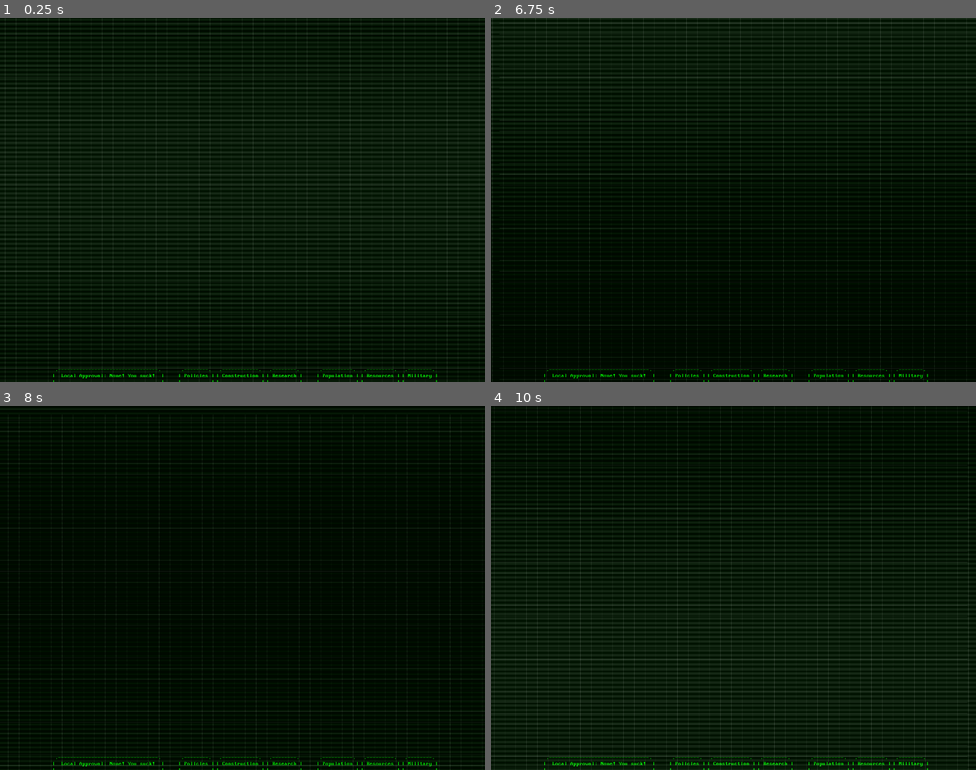
Above: before the commit, frames 1-4 (two rows, left to right).
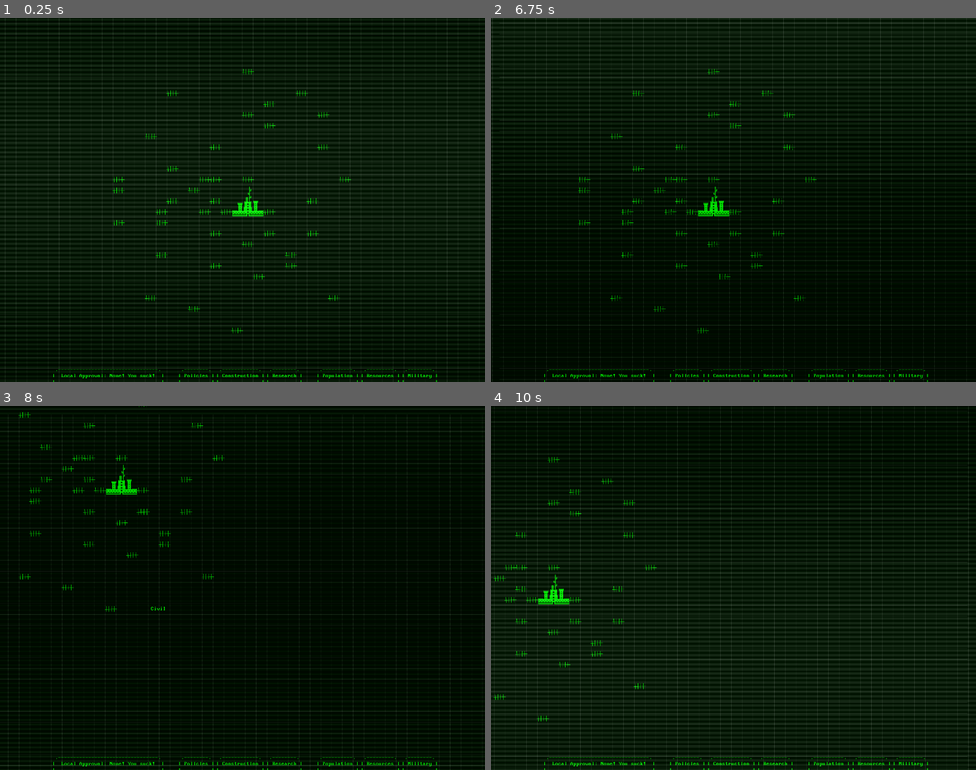
Above: after the commit, the same moments.

Repository: AlexHoratio/SATRAP
Game: Godot game, scene res://Scenes/satrap.tscn
The game is run twice, just before and just after one commit, with the same random seed, the same clock (stepped at 60 frames per second) and the same inputs. This scene is started directly instead of the project's main scene.
Inputs (mouse positions are in pixels of both pictures, inside the frame that each line leads up to):
- Up to frame 1 (0.25 s): no input
- Up to frame 2 (6.75 s): click (738, 200) at 0.52 s; click ".------------. | Construction…" at 1.25 s; click ".--------. | Policies | | |" at 2 s; click ".--------. | Research | | |" at 2.75 s; click ".----------. | Population | |…" at 3.5 s; click ".---------. | Resources | | |" at 4.25 s; click ".--------. | Military | | |" at 5 s; click ".----------------------------…" at 5.75 s; tap Enter at 6.5 s; move the mouse to (840, 181) at 6.52 s; hold D (right) from 6.53 s (still down); click (840, 181) at 6.6 s
- Up to frame 3 (8 s): move the mouse to (145, 606) at 7.27 s; release D (right) at 7.28 s; hold S (down) from 7.28 s (still down); click (145, 606) at 7.35 s
- Up to frame 4 (10 s): move the mouse to (782, 507) at 8.02 s; release S (down) at 8.03 s; hold D (right) 8.03-8.78 s; click (782, 507) at 8.1 s; move the mouse to (709, 660) at 8.77 s; hold W (up) 8.78-9.53 s; click (709, 660) at 8.85 s; move the mouse to (879, 642) at 9.52 s; hold A (left) from 9.53 s (still down); click (879, 642) at 9.6 s

The runs differ from the first frame. In frame 1, 0.7% of the frame differs, in the area x 23-73%, y 14-87%; in frame 2, 0.7%; in frame 3, 0.6%; in frame 4, 0.6%.

Commit message:
hover building label

Diff:
--- a/Prefabs/Entities/admin.tscn
+++ b/Prefabs/Entities/admin.tscn
@@ -11,3 +11,11 @@
 texture_filter = 1
 scale = Vector2(2, 2)
 texture = ExtResource("2_et0ow")
+
+[node name="Button" type="Button" parent="." index="1" unique_id=44298126]
+self_modulate = Color(1, 1, 1, 0)
+offset_left = -46.0
+offset_top = -44.0
+offset_right = 46.0
+offset_bottom = 44.0
+mouse_default_cursor_shape = 2
--- a/Prefabs/Entities/building.gd
+++ b/Prefabs/Entities/building.gd
@@ -3,6 +3,25 @@
 
 var occupied_tiles = []
 
+var hovering = false
+var base_sprite_scale = Vector2(1, 1)
+
 func _ready():
 	if not(position in occupied_tiles):
 		occupied_tiles.append(position)
+
+	if has_node("Button"):
+		$Button.mouse_entered.connect(_on_mouse_entered)
+		$Button.mouse_exited.connect(_on_mouse_exited)
+
+	if has_node("Sprite2D"):
+		base_sprite_scale = $Sprite2D.scale
+
+func _process(delta):
+	pass
+
+func _on_mouse_entered() -> void:
+	hovering = true
+
+func _on_mouse_exited() -> void:
+	hovering = false
--- /dev/null
+++ b/Prefabs/Entities/civil.gd
@@ -0,0 +1,14 @@
+extends Building
+
+func _process(delta: float):
+	super(delta)
+
+	$Sprite2D.scale = lerp($Sprite2D.scale, (base_sprite_scale * 1.1) if hovering else base_sprite_scale, 20 * delta)
+
+func _on_mouse_entered() -> void:
+	super()
+	get_tree().get_meta("tooltip").add_text("Civil")
+
+func _on_mouse_exited() -> void:
+	super()
+	get_tree().get_meta("tooltip").add_text("")
--- a/Prefabs/Entities/civil.tscn
+++ b/Prefabs/Entities/civil.tscn
@@ -1,11 +1,21 @@
 [gd_scene format=3 uid="uid://ero38gx06f72"]
 
 [ext_resource type="PackedScene" uid="uid://c6gatc2wlssfe" path="res://Prefabs/Entities/building.tscn" id="1_frv1a"]
-[ext_resource type="Texture2D" uid="uid://cn16gmwqym41x" path="res://Graphics/Entities/Sprites/Civil3.png" id="2_rww8v"]
+[ext_resource type="Script" uid="uid://c1k01eku36n3y" path="res://Prefabs/Entities/civil.gd" id="2_2gubu"]
+[ext_resource type="Texture2D" uid="uid://b64wk2cwiqjru" path="res://Graphics/Entities/Buildings/civil1.png" id="2_rww8v"]
 
 [node name="building" unique_id=1304179753 instance=ExtResource("1_frv1a")]
+script = ExtResource("2_2gubu")
 
 [node name="Sprite2D" type="Sprite2D" parent="." index="0" unique_id=277373365]
 texture_filter = 1
-scale = Vector2(2, 2)
+scale = Vector2(0.24561413, 0.24561404)
 texture = ExtResource("2_rww8v")
+
+[node name="Button" type="Button" parent="." index="1" unique_id=525947965]
+self_modulate = Color(1, 1, 1, 0)
+offset_left = -16.0
+offset_top = -16.0
+offset_right = 16.0
+offset_bottom = 16.0
+mouse_default_cursor_shape = 2
--- a/Scenes/satrap.tscn
+++ b/Scenes/satrap.tscn
@@ -3,8 +3,10 @@
 [ext_resource type="Texture2D" uid="uid://cyvbi81ii6bi6" path="res://Graphics/images.jpg" id="1_fm0yt"]
 [ext_resource type="Script" uid="uid://cbtut4sbpxi6m" path="res://Scenes/satrap.gd" id="1_vfb65"]
 [ext_resource type="FontFile" uid="uid://umn6u7qbb6il" path="res://Graphics/Fonts/MorePerfectDOSVGA.ttf" id="3_y32xm"]
+[ext_resource type="Script" uid="uid://bskbhgy6al1hl" path="res://Scenes/tooltip.gd" id="3_yg0qq"]
 [ext_resource type="Script" uid="uid://cvgypix1816iu" path="res://Scenes/world.gd" id="4_iv1gs"]
 [ext_resource type="Script" uid="uid://bxhyagvikexol" path="res://Scenes/world_camera.gd" id="7_42a5o"]
+[ext_resource type="Texture2D" uid="uid://dj0nj16881k6" path="res://Graphics/image.png" id="7_yg0qq"]
 [ext_resource type="Texture2D" uid="uid://34yg22s20ts1" path="res://Graphics/72_Goeta_sigils.png" id="10_5jg8x"]
 
 [sub_resource type="Shader" id="Shader_u8pq8"]
@@ -363,6 +365,13 @@
 grow_vertical = 2
 mouse_filter = 2
 
+[node name="tooltip" type="Label" parent="CanvasLayer" unique_id=705016870]
+offset_right = 40.0
+offset_bottom = 23.0
+theme_override_colors/font_color = Color(0, 1, 0, 1)
+theme_override_fonts/font = ExtResource("3_y32xm")
+script = ExtResource("3_yg0qq")
+
 [node name="Images" type="Sprite2D" parent="." unique_id=863690617]
 visible = false
 position = Vector2(722, 516)
@@ -411,7 +420,6 @@
 script = ExtResource("4_iv1gs")
 
 [node name="buildings" type="Node2D" parent="world" unique_id=1515735873]
-visible = false
 
 [node name="Camera2D" type="Camera2D" parent="." unique_id=62294094]
 position = Vector2(720, 540)
@@ -424,4 +432,9 @@
 position = Vector2(730, 520)
 texture = ExtResource("10_5jg8x")
 
+[node name="Image" type="Sprite2D" parent="." unique_id=1618146290]
+visible = false
+position = Vector2(362, 640)
+texture = ExtResource("7_yg0qq")
+
 [connection signal="pressed" from="asdfasd" to="." method="_on_asdfasd_pressed"]
--- /dev/null
+++ b/Scenes/tooltip.gd
@@ -0,0 +1,10 @@
+extends Label
+
+func _ready():
+	get_tree().set_meta("tooltip", self)
+
+func _process(delta):
+	global_position = get_global_mouse_position() + Vector2(16, 0)
+
+func add_text(new_text = ""):
+	text = new_text
Binary file added: Graphics/Entities/Buildings/civil1.png
Not shown, added: Graphics/Entities/Buildings/civil1.png.import
Binary file added: Graphics/image.png
Not shown, added: Graphics/image.png.import
Not shown, added: Prefabs/Entities/civil.gd.uid
Not shown, added: Scenes/tooltip.gd.uid
Not shown, added: Graphics/Entities/Buildings/civil1.kra
Not shown, added: Graphics/Entities/Buildings/civil1.png.kra
